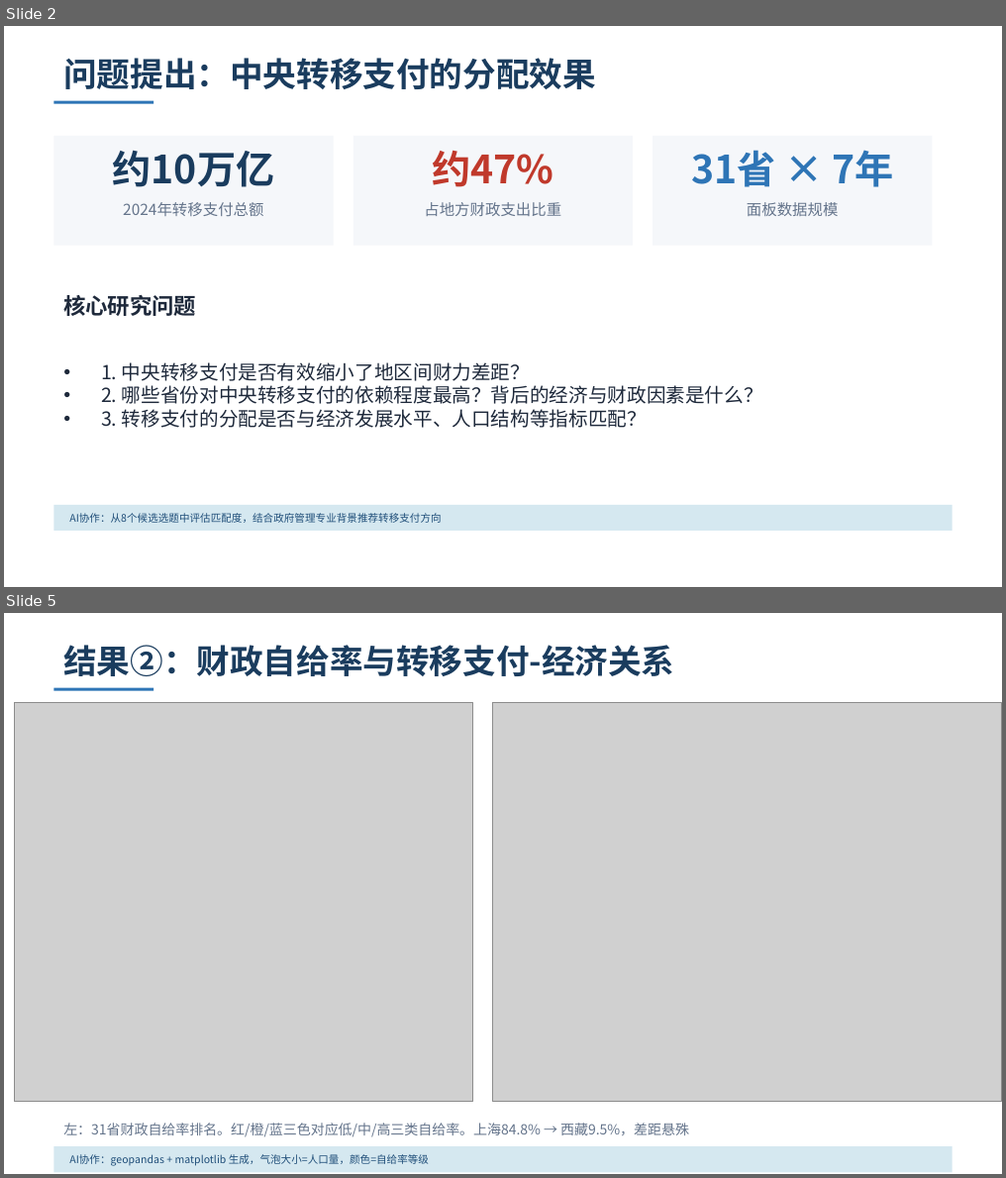
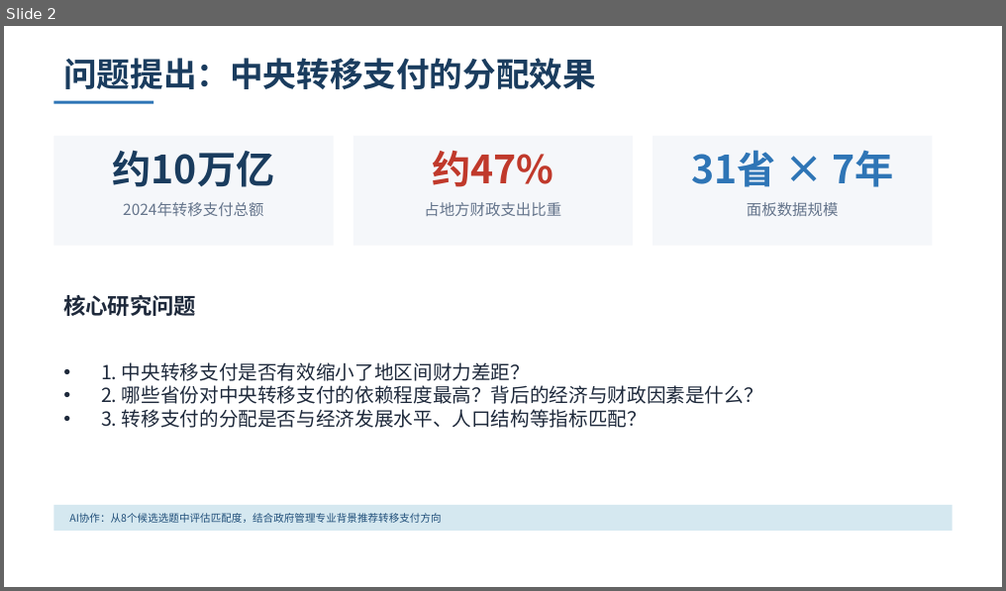
Before and after one commit to xonhaorun-afk/fiscal-transfer-analysis, a slide deck: output/课堂演示.pptx. Shown one above the other, each under a label of ours: slides 2 and 5 before the commit, slide 2 after it; the slides between them are not shown. The pictures are 1006x1178 and 1006x591 pixels, drawn with LibreOffice and Linux fonts; fonts in the diff are those of the drawing; grey boxes stand for pictures. Boxes give left, top, right and bottom in pixels: in the first picture for what was removed or moved away, otherwise in the second. Text is boxed around its words. In the diff, an @@ line names an element or a change of style, - is before the commit and + after.

```diff
--- a/output/课堂演示.pptx
+++ b/output/课堂演示.pptx
@@ slide 5 removed at bbox=[4, 613, 1002, 1174], background #FFFFFF @@
@@ text removed at bbox=[63, 645, 674, 676] @@
-结果②：财政自给率与转移支付-经济关系
@@ rectangle removed at bbox=[54, 688, 153, 691] @@
@@ picture removed at bbox=[14, 703, 473, 1102] @@
@@ picture removed at bbox=[493, 703, 1002, 1102] @@
@@ rectangle removed at bbox=[54, 1147, 952, 1172] @@
@@ text removed at bbox=[63, 1123, 689, 1138] @@
-左：31省财政自给率排名。红/橙/蓝三色对应低/中/高三类自给率。上海84.8% → 西藏9.5%，差距悬殊
@@ text removed at bbox=[69, 1155, 429, 1166] @@
-AI协作：geopandas + matplotlib 生成，气泡大小=人口量，颜色=自给率等级
```
Also in this commit, not shown: 9 slides changed, 7 slides added, 1 other slide removed, 1 other file.
